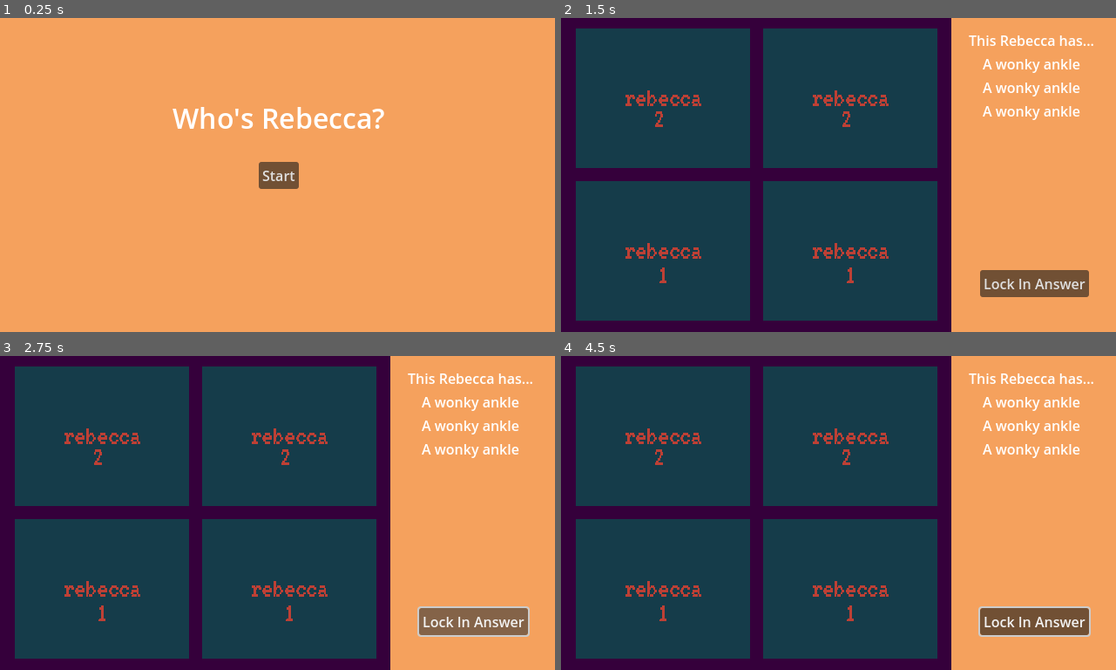
Above: before the commit, frames 1-4 (two rows, left to right).
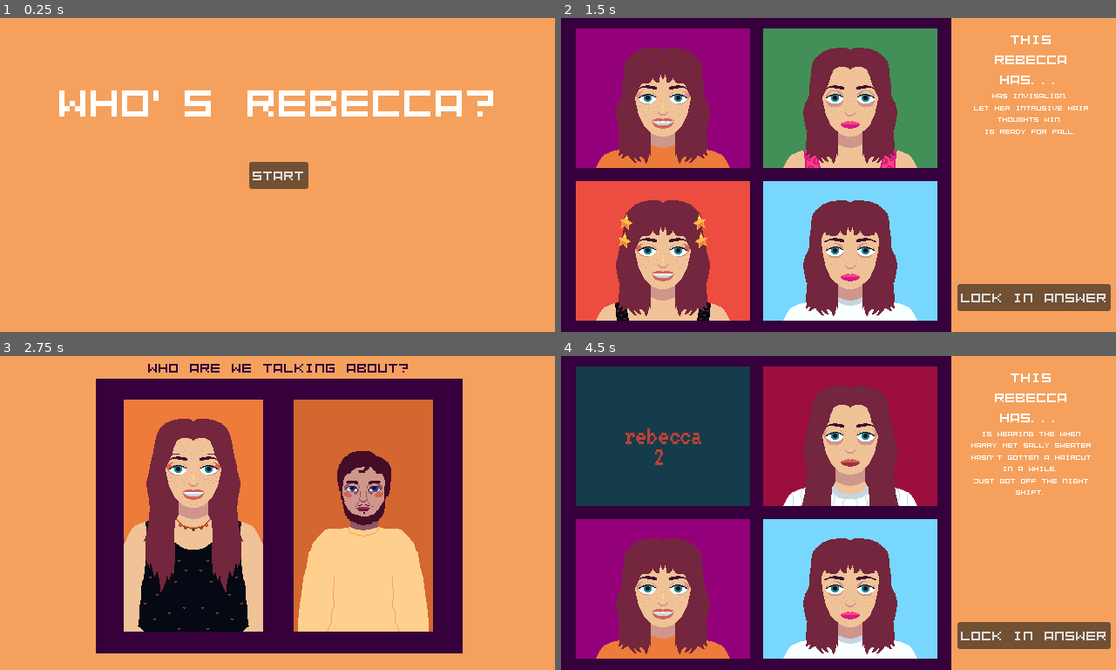
Above: after the commit, the same moments.

Repository: jadicodes/whos-rebecca
Game: Godot game, scene res://main/main.tscn
Same seed, same stepped clock (60 frames per second), same inputs: the game is played once before the commit and once after it.
Inputs (mouse positions are in pixels of both pictures, inside the frame that each line leads up to):
- Up to frame 1 (0.25 s): no input
- Up to frame 2 (1.5 s): click "Start" at 0.5 s; click (755, 178) at 1.25 s
- Up to frame 3 (2.75 s): click "Lock In Answer" at 2 s
- Up to frame 4 (4.5 s): click (921, 516) at 2.77 s; click "Lock In Answer" at 3.5 s; click (755, 516) at 4.27 s

The runs differ from the first frame. In frame 1, 4.0% of the frame differs, in the area x 10-89%, y 23-55%; in frame 2, 60%; in frame 3, 82%, in the area x 0-96%, y 0-100%; in frame 4, 46%.

Commit message:
Display the traits of correct Rebecca

Diff:
--- a/project/character_select/character_select.tscn
+++ b/project/character_select/character_select.tscn
@@ -21,13 +21,15 @@
 anchors_preset = 5
 anchor_left = 0.5
 anchor_right = 0.5
-offset_left = -102.5
-offset_top = 1.0
-offset_right = 102.5
-offset_bottom = 24.0
+offset_left = -320.0
+offset_top = 3.0
+offset_right = 320.0
+offset_bottom = 68.0
 grow_horizontal = 2
 theme_override_colors/font_color = Color(0.207843, 0, 0.231373, 1)
+theme_override_font_sizes/font_size = 16
 text = "Who are we talking about?"
+horizontal_alignment = 1
 
 [node name="Panel" type="Panel" parent="."]
 layout_mode = 1
--- a/project/game/game.gd
+++ b/project/game/game.gd
@@ -1,11 +1,9 @@
 extends Control
 
+signal answer_locked_in
 
 @export var _rebeccas: Array[CharacterBase]
 @onready var _portrait_grid = %PortraitGridContainer
-
-func set_text(text):
-	$Label.text = text
 
 
 func _choose_random_characters(character: String):
@@ -23,12 +21,23 @@
 		picked_characters.append(_rebeccas[n])
 
 	_create_portraits(picked_characters)
+	var correct_rebecca = picked_characters.pick_random()
+	_set_traits(correct_rebecca)
 
 
 func _create_portraits(array_of_characters):
 	var counter = 0
-	print(array_of_characters)
 	for child in _portrait_grid.get_children():
 		child.texture = array_of_characters[counter].get_portrait()
 		counter += 1
 	counter = 0
+
+
+func _set_traits(rebecca):
+	rebecca.traits.shuffle()
+	print(rebecca.traits[0], rebecca.traits[1], rebecca.traits[2])
+	$Textbox.set_traits(rebecca.traits[0], rebecca.traits[1], rebecca.traits[2])
+
+
+func _on_lock_in_button_pressed() -> void:
+	emit_signal("answer_locked_in")
--- a/project/game/game.tscn
+++ b/project/game/game.tscn
@@ -108,10 +108,12 @@
 anchor_top = 1.0
 anchor_right = 1.0
 anchor_bottom = 1.0
-offset_left = -159.0
-offset_top = -71.0
-offset_right = -34.0
-offset_bottom = -40.0
+offset_left = -185.0
+offset_top = -55.0
+offset_right = -9.0
+offset_bottom = -24.0
 grow_horizontal = 0
 grow_vertical = 0
 text = "Lock In Answer"
+
+[connection signal="pressed" from="LockInButton" to="." method="_on_lock_in_button_pressed"]
--- /dev/null
+++ b/project/game/textbox/textbox.gd
@@ -0,0 +1,7 @@
+extends Control
+
+
+func set_traits(trait1, trait2, trait3) -> void:
+	%Trait1.text = str(trait1)
+	%Trait2.text = str(trait2)
+	%Trait3.text = str(trait3)
--- a/project/game/textbox/textbox.tscn
+++ b/project/game/textbox/textbox.tscn
@@ -1,4 +1,6 @@
-[gd_scene format=3 uid="uid://c8rk85vfjbtj6"]
+[gd_scene load_steps=2 format=3 uid="uid://c8rk85vfjbtj6"]
+
+[ext_resource type="Script" path="res://game/textbox/textbox.gd" id="1_3v5rk"]
 
 [node name="Textbox" type="Control"]
 layout_mode = 3
@@ -7,6 +9,7 @@
 anchor_bottom = 1.0
 grow_horizontal = 2
 grow_vertical = 2
+script = ExtResource("1_3v5rk")
 
 [node name="VBoxContainer" type="VBoxContainer" parent="."]
 layout_mode = 0
@@ -21,22 +24,28 @@
 autowrap_mode = 3
 
 [node name="Trait1" type="Label" parent="VBoxContainer"]
+unique_name_in_owner = true
 custom_minimum_size = Vector2(100, 0)
 layout_mode = 2
+theme_override_font_sizes/font_size = 8
 text = "A wonky ankle"
 horizontal_alignment = 1
 autowrap_mode = 3
 
 [node name="Trait2" type="Label" parent="VBoxContainer"]
+unique_name_in_owner = true
 custom_minimum_size = Vector2(100, 0)
 layout_mode = 2
+theme_override_font_sizes/font_size = 8
 text = "A wonky ankle"
 horizontal_alignment = 1
 autowrap_mode = 3
 
 [node name="Trait3" type="Label" parent="VBoxContainer"]
+unique_name_in_owner = true
 custom_minimum_size = Vector2(100, 0)
 layout_mode = 2
+theme_override_font_sizes/font_size = 8
 text = "A wonky ankle"
 horizontal_alignment = 1
 autowrap_mode = 3
--- a/project/main/main.gd
+++ b/project/main/main.gd
@@ -30,3 +30,7 @@
 func _on_character_select_jared_selected() -> void:
 	_change_current_scene(game)
 	game._choose_random_characters("Jared")
+
+
+func _on_game_answer_locked_in() -> void:
+	_change_current_scene(character_select)
--- a/project/main/main.tscn
+++ b/project/main/main.tscn
@@ -24,5 +24,6 @@
 layout_mode = 1
 
 [connection signal="game_started" from="MainMenu" to="." method="_on_main_menu_game_started"]
+[connection signal="answer_locked_in" from="Game" to="." method="_on_game_answer_locked_in"]
 [connection signal="jared_selected" from="CharacterSelect" to="." method="_on_character_select_jared_selected"]
 [connection signal="rebecca_selected" from="CharacterSelect" to="." method="_on_character_select_rebecca_selected"]
--- a/project/main_menu/main_menu.tscn
+++ b/project/main_menu/main_menu.tscn
@@ -33,13 +33,13 @@
 anchor_top = 0.5
 anchor_right = 0.5
 anchor_bottom = 0.5
-offset_left = -122.0
-offset_top = -88.5
-offset_right = 122.0
-offset_bottom = -43.5
+offset_left = -252.0
+offset_top = -115.0
+offset_right = 252.0
+offset_bottom = -55.0
 grow_horizontal = 2
 grow_vertical = 2
-theme_override_font_sizes/font_size = 32
+theme_override_font_sizes/font_size = 48
 text = "Who's Rebecca?"
 
 [connection signal="pressed" from="StartButton" to="." method="_on_start_button_pressed"]
--- a/project/project.godot
+++ b/project/project.godot
@@ -22,6 +22,10 @@
 window/size/mode=2
 window/stretch/mode="viewport"
 
+[gui]
+
+theme/custom_font="res://Kenney Mini Square Mono.ttf"
+
 [rendering]
 
 textures/canvas_textures/default_texture_filter=0
--- a/project/resources/rebeccas/rebecca1.tres
+++ b/project/resources/rebeccas/rebecca1.tres
@@ -1,9 +1,9 @@
 [gd_resource type="Resource" script_class="CharacterBase" load_steps=3 format=3 uid="uid://ce80iqgri340c"]
 
-[ext_resource type="Texture2D" uid="uid://wn2yomsnsi5v" path="res://resources/rebeccas/phpr1.png" id="1_d22ed"]
 [ext_resource type="Script" path="res://resources/character.gd" id="1_g5ada"]
+[ext_resource type="Texture2D" uid="uid://oaifpxj7lsg" path="res://resources/rebeccas/rebecca_portrait_1.png" id="1_tvhy0"]
 
 [resource]
 script = ExtResource("1_g5ada")
-portrait = ExtResource("1_d22ed")
-traits = Array[String]([])
+portrait = ExtResource("1_tvhy0")
+traits = Array[String](["Wears the sweater from When Harry Met Sally.", "Gets a healthy amount of sleep.", "Let her intrusive thoughts win."])
--- a/project/resources/rebeccas/rebecca2.tres
+++ b/project/resources/rebeccas/rebecca2.tres
@@ -1,9 +1,9 @@
 [gd_resource type="Resource" script_class="CharacterBase" load_steps=3 format=3 uid="uid://dp5855bkcd2cf"]
 
+[ext_resource type="Texture2D" uid="uid://m7aeq650wkmf" path="res://resources/rebeccas/rebecca_portrait_2.png" id="1_3w0bu"]
 [ext_resource type="Script" path="res://resources/character.gd" id="1_s3k8i"]
-[ext_resource type="Texture2D" uid="uid://7wfrsmungj5t" path="res://resources/rebeccas/phpr2.png" id="1_w45sc"]
 
 [resource]
 script = ExtResource("1_s3k8i")
-portrait = ExtResource("1_w45sc")
-traits = Array[String]([])
+portrait = ExtResource("1_3w0bu")
+traits = Array[String](["Worked a night shift recently.", "Has  not let her intrusive thoughts win.", "Is wearing a going out shirt."])
--- a/project/resources/rebeccas/rebecca3.tres
+++ b/project/resources/rebeccas/rebecca3.tres
@@ -1,9 +1,9 @@
 [gd_resource type="Resource" script_class="CharacterBase" load_steps=3 format=3 uid="uid://bwjse4abuokqq"]
 
 [ext_resource type="Script" path="res://resources/character.gd" id="1_bn8al"]
-[ext_resource type="Texture2D" uid="uid://wn2yomsnsi5v" path="res://resources/rebeccas/phpr1.png" id="1_yb7oq"]
+[ext_resource type="Texture2D" uid="uid://baq6sqpldyflt" path="res://resources/rebeccas/rebecca_portrait_3.png" id="1_i0ly0"]
 
 [resource]
 script = ExtResource("1_bn8al")
-portrait = ExtResource("1_yb7oq")
-traits = Array[String]([])
+portrait = ExtResource("1_i0ly0")
+traits = Array[String](["Is having fun at a concert.", "Is fine with her crooked teeth.", "Let her friend do her makeup."])
--- a/project/resources/rebeccas/rebecca4.tres
+++ b/project/resources/rebeccas/rebecca4.tres
@@ -1,9 +1,9 @@
 [gd_resource type="Resource" script_class="CharacterBase" load_steps=3 format=3 uid="uid://dt4bjx1s5u0ow"]
 
-[ext_resource type="Texture2D" uid="uid://7wfrsmungj5t" path="res://resources/rebeccas/phpr2.png" id="1_r0vxu"]
+[ext_resource type="Texture2D" uid="uid://bby872lvosedo" path="res://resources/rebeccas/rebecca_portrait_4.png" id="1_q4wst"]
 [ext_resource type="Script" path="res://resources/character.gd" id="1_udl3q"]
 
 [resource]
 script = ExtResource("1_udl3q")
-portrait = ExtResource("1_r0vxu")
-traits = Array[String]([])
+portrait = ExtResource("1_q4wst")
+traits = Array[String](["Let her intrusive hair thoughts win.", "Has Invisalign.", "Is ready for fall."])
--- a/project/resources/rebeccas/rebecca5.tres
+++ b/project/resources/rebeccas/rebecca5.tres
@@ -1,9 +1,9 @@
 [gd_resource type="Resource" script_class="CharacterBase" load_steps=3 format=3 uid="uid://bcii5ahpsgjgj"]
 
 [ext_resource type="Script" path="res://resources/character.gd" id="1_cad1u"]
-[ext_resource type="Texture2D" uid="uid://wn2yomsnsi5v" path="res://resources/rebeccas/phpr1.png" id="1_w6i4h"]
+[ext_resource type="Texture2D" uid="uid://b4b1homlhbm7m" path="res://resources/rebeccas/rebecca_portrait_5.png" id="1_qhctw"]
 
 [resource]
 script = ExtResource("1_cad1u")
-portrait = ExtResource("1_w6i4h")
-traits = Array[String]([])
+portrait = ExtResource("1_qhctw")
+traits = Array[String](["Is having fun at a concert.", "Let her friend do her makeup.", "Can still make the whole place shimmer."])
--- a/project/resources/rebeccas/rebecca6.tres
+++ b/project/resources/rebeccas/rebecca6.tres
@@ -1,9 +1,9 @@
 [gd_resource type="Resource" script_class="CharacterBase" load_steps=3 format=3 uid="uid://dwjn0lfu1y0dp"]
 
 [ext_resource type="Script" path="res://resources/character.gd" id="1_a6i0m"]
-[ext_resource type="Texture2D" uid="uid://7wfrsmungj5t" path="res://resources/rebeccas/phpr2.png" id="1_i77f3"]
+[ext_resource type="Texture2D" uid="uid://tcrbxeaiite2" path="res://resources/rebeccas/rebecca_portrait_6.png" id="1_vdfyx"]
 
 [resource]
 script = ExtResource("1_a6i0m")
-portrait = ExtResource("1_i77f3")
-traits = Array[String]([])
+portrait = ExtResource("1_vdfyx")
+traits = Array[String](["Is having fun at a concert.", "Has gotten a lot of sun.", "Makes the whole place shimmer."])
--- a/project/resources/rebeccas/rebecca7.tres
+++ b/project/resources/rebeccas/rebecca7.tres
@@ -1,9 +1,9 @@
 [gd_resource type="Resource" script_class="CharacterBase" load_steps=3 format=3 uid="uid://c01j3dpba64f3"]
 
+[ext_resource type="Texture2D" uid="uid://cowh7gja5niqo" path="res://resources/rebeccas/rebecca_portrait_7.png" id="1_6qdpt"]
 [ext_resource type="Script" path="res://resources/character.gd" id="1_57c8o"]
-[ext_resource type="Texture2D" uid="uid://wn2yomsnsi5v" path="res://resources/rebeccas/phpr1.png" id="1_n8swd"]
 
 [resource]
 script = ExtResource("1_57c8o")
-portrait = ExtResource("1_n8swd")
-traits = Array[String]([])
+portrait = ExtResource("1_6qdpt")
+traits = Array[String](["Just got off the night shift.", "Is wearing the When Harry Met Sally sweater", "Hasn't gotten a haircut in a while."])
--- a/project/resources/rebeccas/rebecca8.tres
+++ b/project/resources/rebeccas/rebecca8.tres
@@ -6,4 +6,4 @@
 [resource]
 script = ExtResource("1_23buu")
 portrait = ExtResource("1_3bqp7")
-traits = Array[String]([])
+traits = Array[String](["placeholder", "okacehad", "jkhdakjsdhksajda"])
Binary file added: project/Kenney Mini Square Mono.ttf
Not shown, added: project/Kenney Mini Square Mono.ttf.import
Binary file changed: project/character_select/rebecca.png
Binary file added: project/resources/rebeccas/rebecca_portrait_1.png
Not shown, added: project/resources/rebeccas/rebecca_portrait_1.png.import
Binary file added: project/resources/rebeccas/rebecca_portrait_2.png
Not shown, added: project/resources/rebeccas/rebecca_portrait_2.png.import
Binary file added: project/resources/rebeccas/rebecca_portrait_3.png
Not shown, added: project/resources/rebeccas/rebecca_portrait_3.png.import
Binary file added: project/resources/rebeccas/rebecca_portrait_4.png
Not shown, added: project/resources/rebeccas/rebecca_portrait_4.png.import
Binary file added: project/resources/rebeccas/rebecca_portrait_5.png
(and 5 more such lines)
